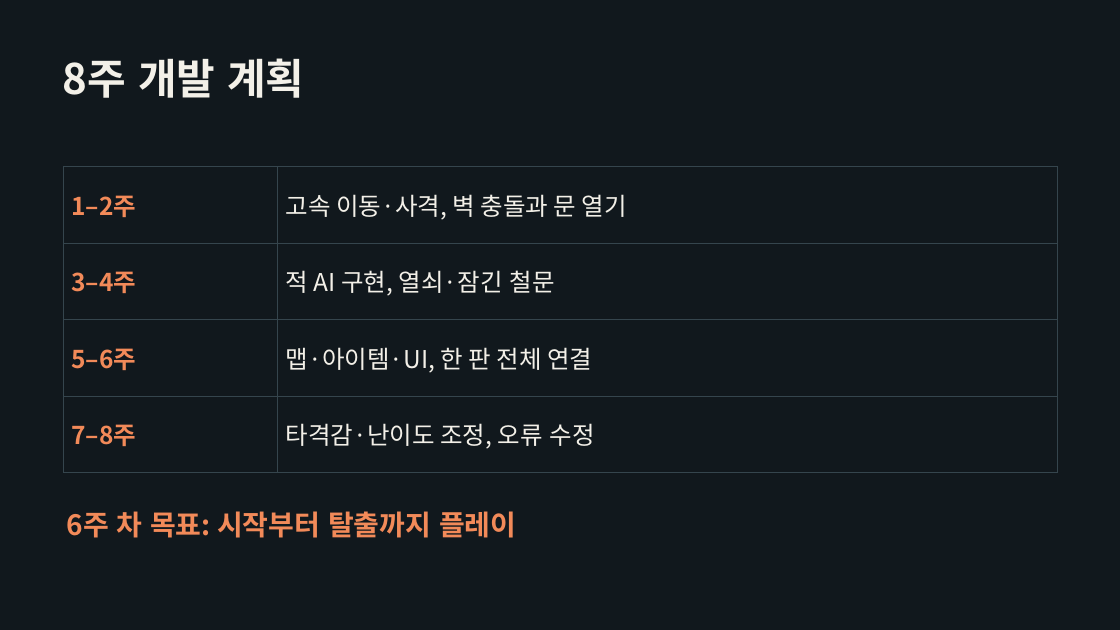
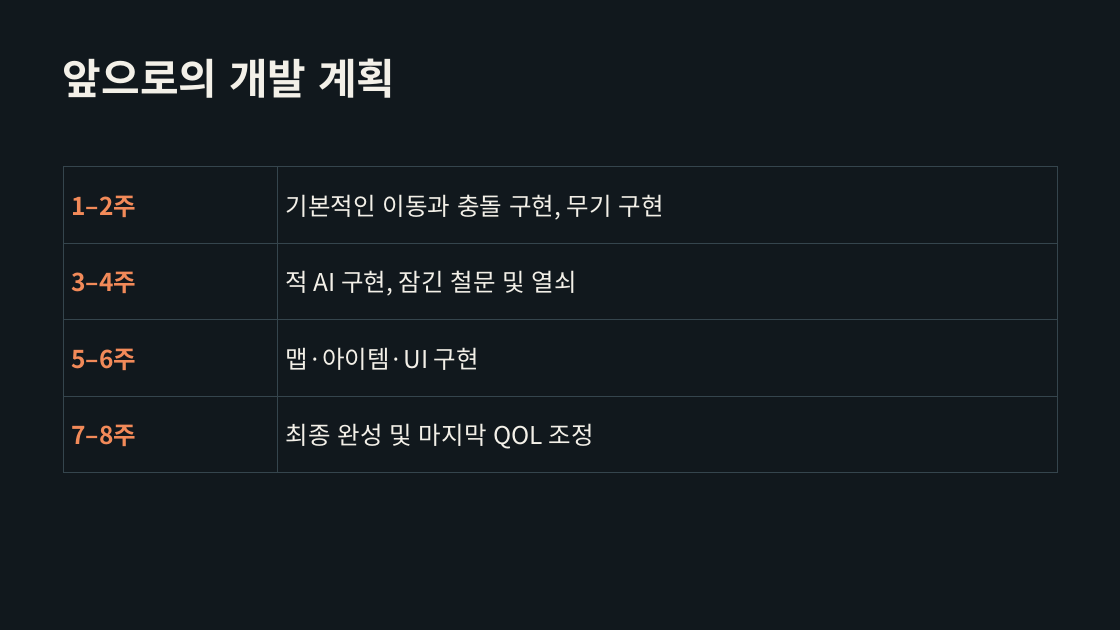
Before and after one commit to sonji3000-cloud/2DGP_Project, a slide deck: slide 5 of presentation/피코슈타인_1차발표.pptx (slide 6 before the commit). Drawn at 1120x630 pixels with LibreOffice and Linux fonts; fonts in the diff are those of the drawing. Boxes give left, top, right and bottom in pixels: in the first picture for what was removed or moved away, otherwise in the second. Text is boxed around its words. In the diff, an @@ line names an element or a change of style, - is before the commit and + after.

```diff
--- a/presentation/피코슈타인_1차발표.pptx
+++ b/presentation/피코슈타인_1차발표.pptx
@@ text at (63,58,395,98): text changed @@
-8주 개발 계획
+앞으로의 개발 계획
@@ table at (63,166,1057,473) @@
-row 1, column 2: 고속 이동·사격, 벽 충돌과 문 열기
+row 1, column 2: 기본적인 이동과 충돌 구현, 무기 구현
-row 2, column 2: 적 AI 구현, 열쇠·잠긴 철문
+row 2, column 2: 적 AI 구현, 잠긴 철문 및 열쇠
-row 3, column 2: 맵·아이템·UI, 한 판 전체 연결
+row 3, column 2: 맵·아이템·UI 구현
-row 4, column 2: 타격감·난이도 조정, 오류 수정
+row 4, column 2: 최종 완성 및 마지막 QOL 조정
@@ text removed at (67,511,516,538) @@
-6주 차 목표: 시작부터 탈출까지 플레이
```
Also in this commit, not shown: 4 other slides changed, 1 slide removed, 2 other files.
